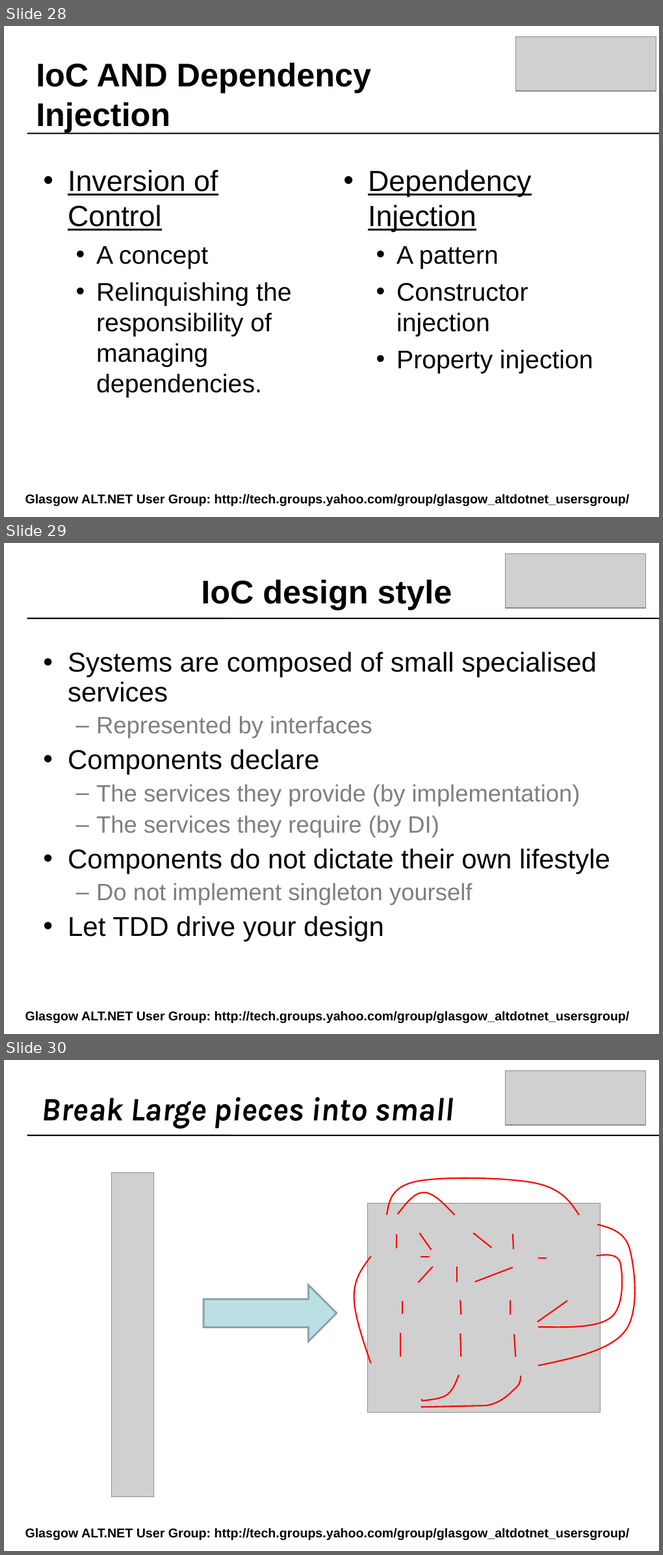
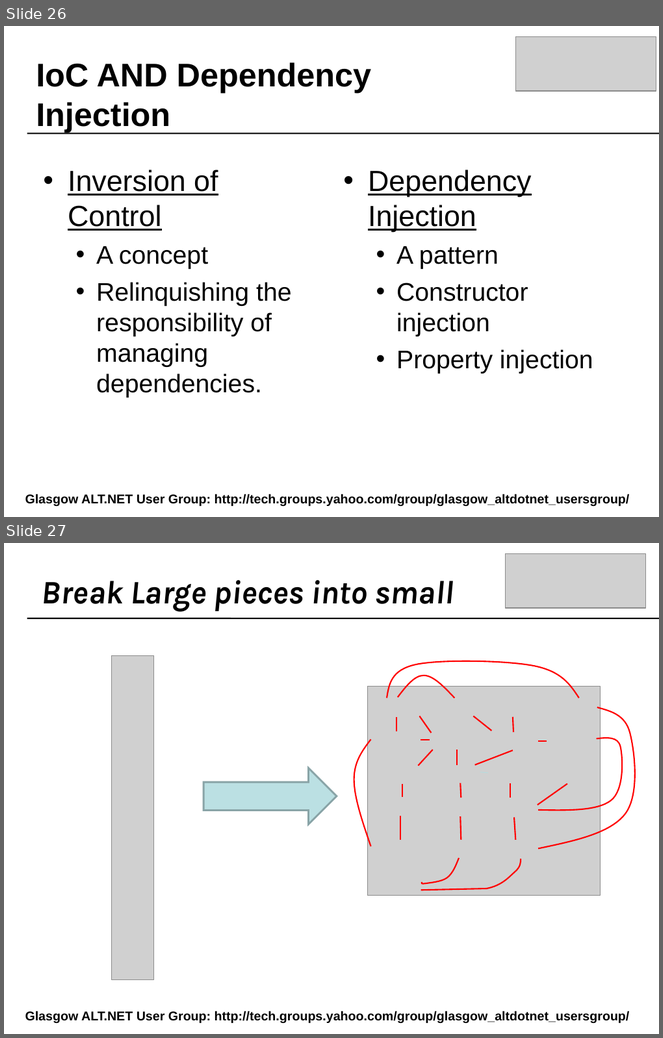
Before and after one commit to craignicol/scotaltdotnet, a slide deck: belfast/IOC-TDD-And Testability.ppt. Shown one above the other, each under a label of ours: slides 28, 29 and 30 before the commit, slides 26 and 27 after it. The pictures are 663x1555 and 663x1038 pixels, drawn with LibreOffice and Linux fonts; fonts in the diff are those of the drawing; grey boxes stand for pictures; background and template pictures are left out. Boxes give left, top, right and bottom in pixels: in the first picture for what was removed or moved away, otherwise in the second. Text is boxed around its words. In the diff, an @@ line names an element or a change of style, - is before the commit and + after.

```diff
--- a/belfast/IOC-TDD-And Testability.ppt
+++ b/belfast/IOC-TDD-And Testability.ppt
@@ slide 29 removed at box(4, 543, 659, 1034), background picture (left out) @@
@@ picture removed at box(506, 554, 646, 608) @@
@@ text removed at box(201, 579, 452, 610) @@
-IoC design style
@@ line removed from (27, 618) to (659, 618) @@
@@ text removed at box(68, 652, 610, 941) @@
-• Systems are composed of small specialised services
-  – Represented by interfaces
-• Components declare
-  – The services they provide (by implementation)
-  – The services they require (by DI)
-• Components do not dictate their own lifestyle
-  – Do not implement singleton yourself
-• Let TDD drive your design
@@ text removed at box(25, 1011, 630, 1023) @@
-Glasgow ALT.NET User Group: http://tech.groups.yahoo.com/group/glasgow_altdotnet_usersgroup/
@@ what was slide 28 is now slide 26 @@
@@ what was slide 30 is now slide 27 @@
```
Also in this commit, not shown: 4 slides changed, 3 other slides removed, 3 other files.
